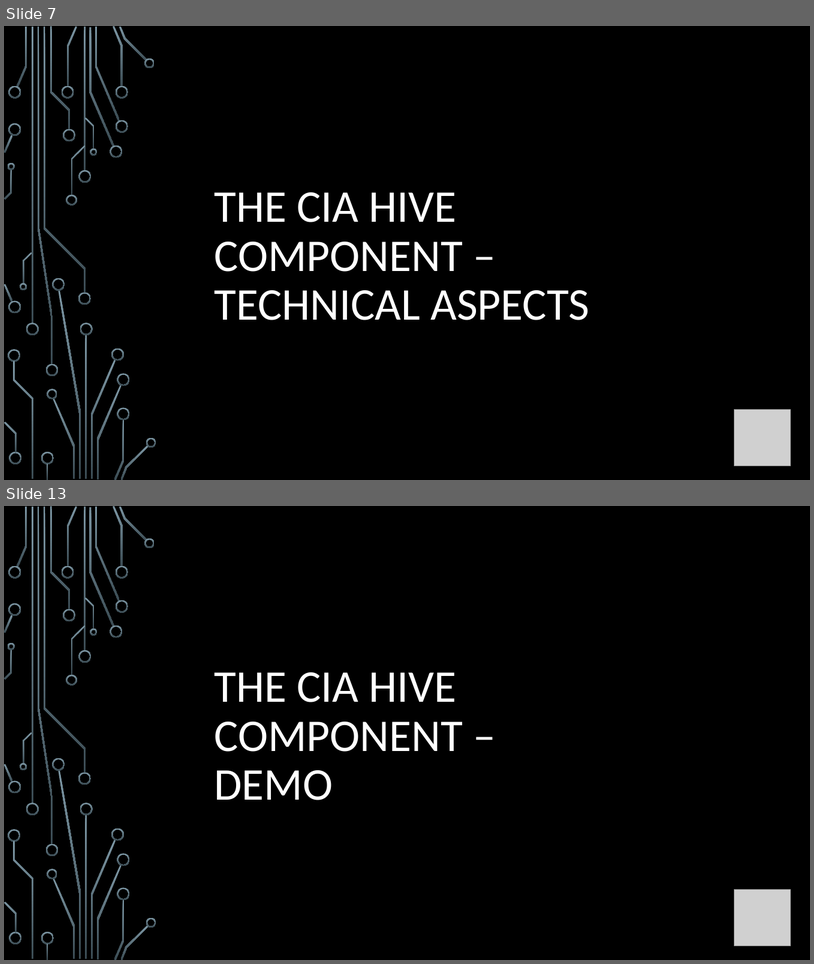
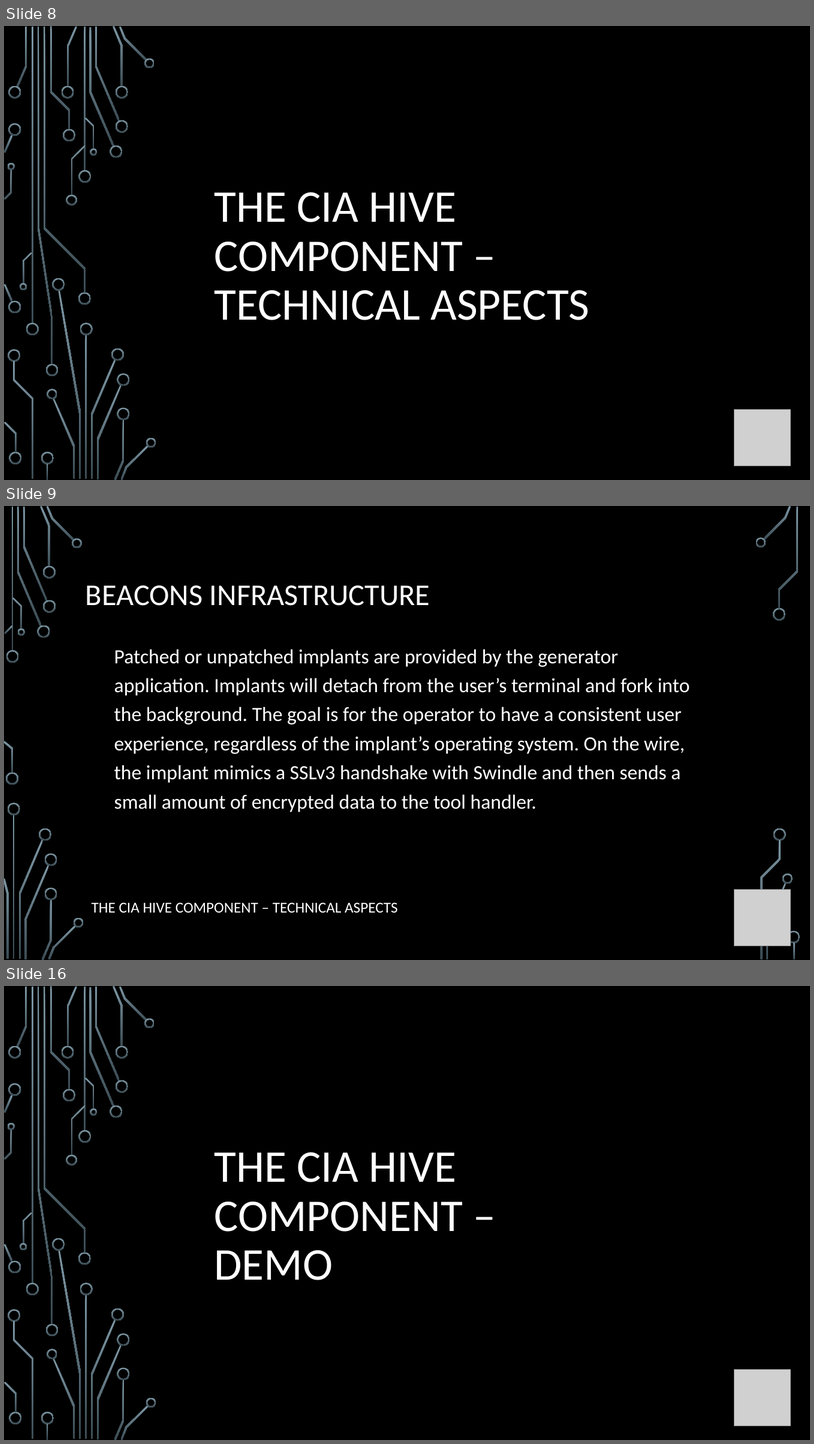
Before and after one commit to giadagabriele/WikiLeaks-Hive, a slide deck: The CIA Hive component.pptx. Shown one above the other, each under a label of ours: slides 7 and 13 before the commit, slides 8, 9 and 16 after it; the slides between them are not shown. The pictures are 814x964 and 814x1444 pixels, drawn with LibreOffice and Linux fonts; fonts in the diff are those of the drawing; grey boxes stand for pictures; background and template pictures are left out. Boxes give left, top, right and bottom in pixels: in the first picture for what was removed or moved away, otherwise in the second. Text is boxed around its words. In the diff, an @@ line names an element or a change of style, - is before the commit and + after.

Commit message:
presentation updated
added tech aspects beacons and blot

```diff
--- a/The CIA Hive component.pptx
+++ b/The CIA Hive component.pptx
@@ slide 9 added at <box>4,506,810,960</box>, background picture (left out) @@
@@ title added at <box>86,585,431,606</box>, 36 pt, text #FFFFFF @@
+BEACONS INFRASTRUCTURE
@@ text added at <box>114,649,690,812</box>, 24 pt, text #FFFFFF @@
+Patched or unpatched implants are provided by the generator application. Implants will detach from the user’s terminal and fork into the background. The goal is for the operator to have a consistent user experience, regardless of the implant’s operating system. On the wire, the implant mimics a SSLv3 handshake with Swindle and then sends a small amount of encrypted data to the tool handler.
@@ picture added at <box>735,889,791,946</box> @@
@@ text added at <box>92,902,398,912</box>, 18 pt, text #FFFFFF @@
+THE CIA HIVE COMPONENT – TECHNICAL ASPECTS
@@ group added at <box>4,506,801,960</box>: 33 freeform shapes, 3 rectangles @@
@@ what was slide 7 is now slide 8 @@
@@ what was slide 13 is now slide 16 @@
```
Also in this commit, not shown: 6 slides changed, 6 other slides added, 4 slides removed.
